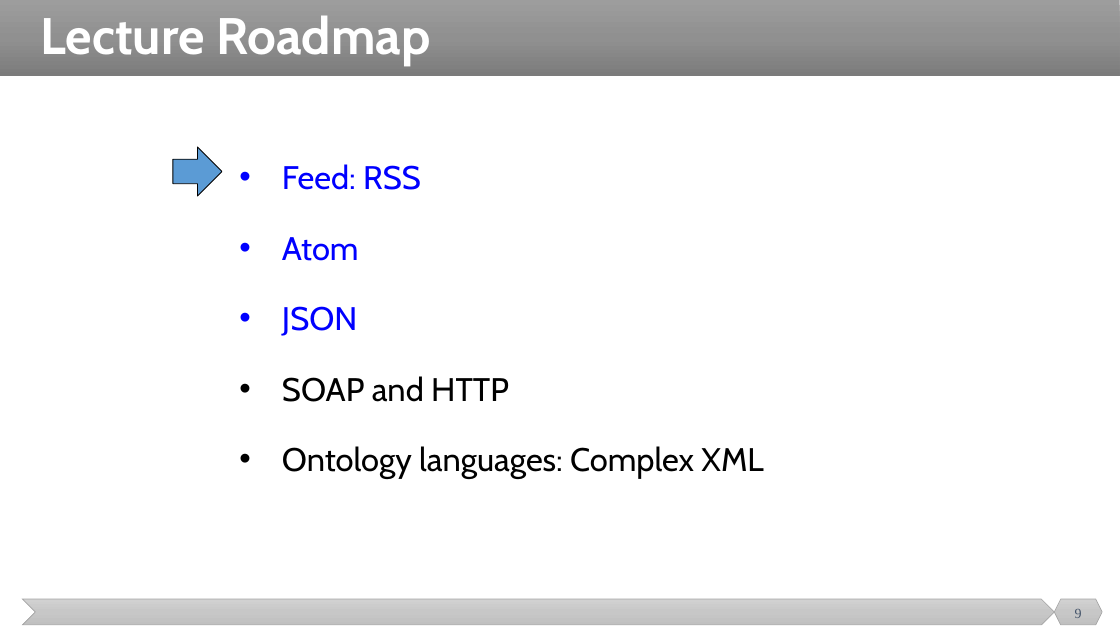
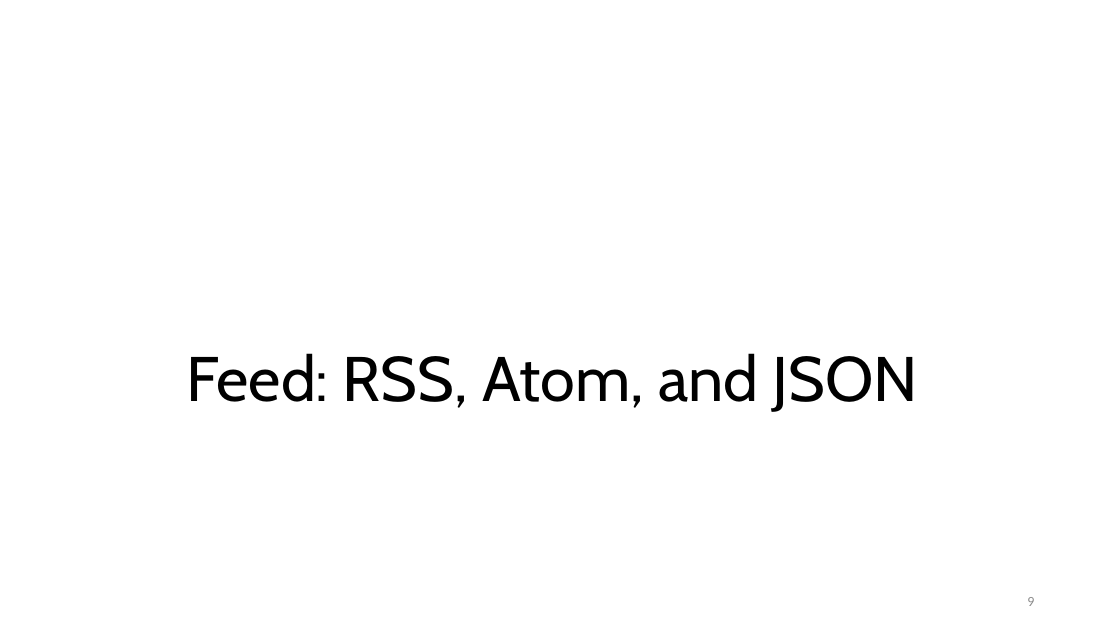
Before and after one commit to malenezi/malenezi, a slide deck: slide 9 of SE495/Lectures/5-SOA/Other Web Data and Standards.pptx. Drawn at 1120x630 pixels with LibreOffice and Linux fonts; fonts in the diff are those of the drawing. Boxes give left, top, right and bottom in pixels: in the first picture for what was removed or moved away, otherwise in the second. Text is boxed around its words. In the diff, an @@ line names an element or a change of style, - is before the commit and + after.

```diff
--- a/SE495/Lectures/5-SOA/Other Web Data and Standards.pptx
+++ b/SE495/Lectures/5-SOA/Other Web Data and Standards.pptx
@@ rectangle removed at (x1=0, y1=0, x2=1120, y2=76) @@
@@ title removed at (x1=40, y1=15, x2=430, y2=65) @@
-Lecture Roadmap
@@ right arrow removed at (x1=173, y1=147, x2=222, y2=196) @@
@@ text removed at (x1=282, y1=164, x2=763, y2=479) @@
-• Feed: RSS
-• Atom
-• JSON
-• SOAP and HTTP
-• Ontology languages: Complex XML
@@ title added at (x1=186, y1=353, x2=919, y2=412), 54 pt, text #000000 @@
+Feed: RSS, Atom, and JSON
@@ chevron removed at (x1=23, y1=599, x2=1054, y2=625) @@
@@ page number moved from (x1=1075, y1=609, x2=1082, y2=618) to (x1=1027, y1=597, x2=1034, y2=606) @@
@@ page number at (x1=1027, y1=597, x2=1034, y2=606): font Times New Roman to Calibri, text colour #44546A to #8C8C8C; alignment centre to right @@
@@ hexagon removed at (x1=1054, y1=599, x2=1102, y2=625) @@
```
Also in this commit, not shown: 8 other slides changed, 6 other files.
